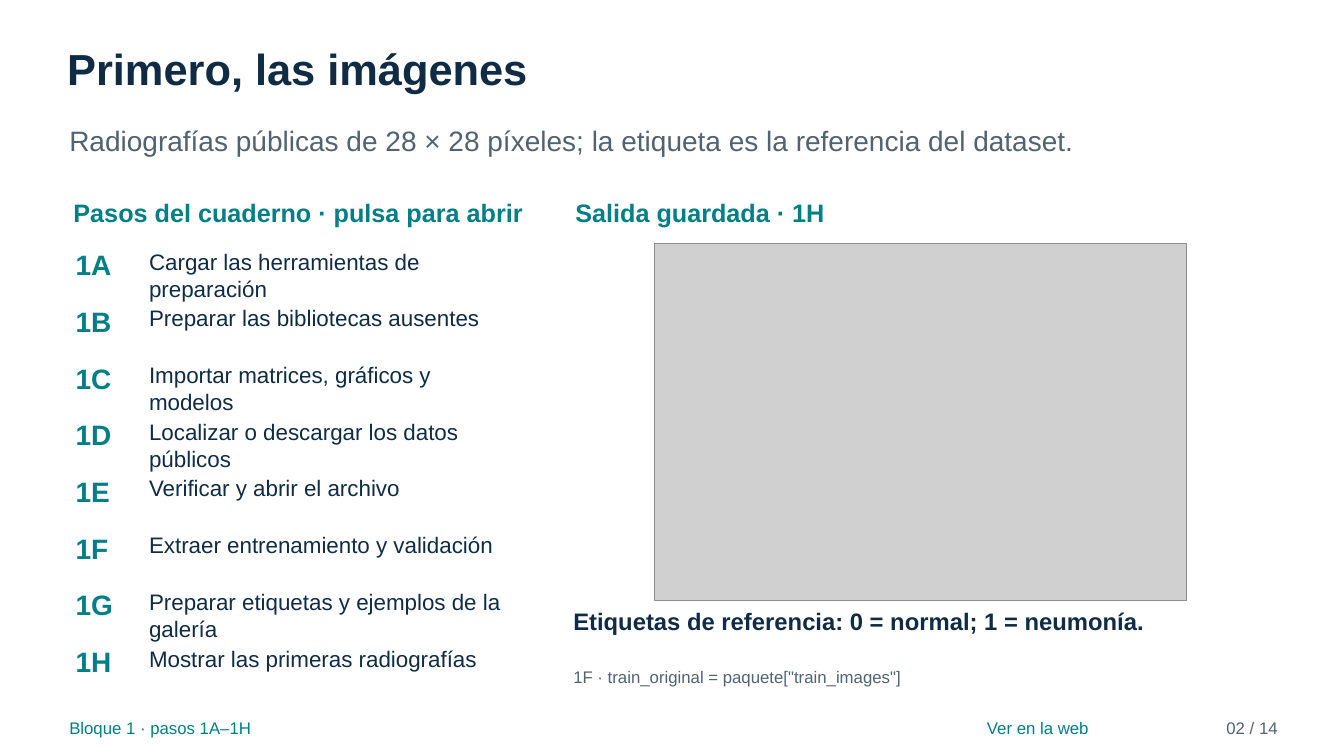
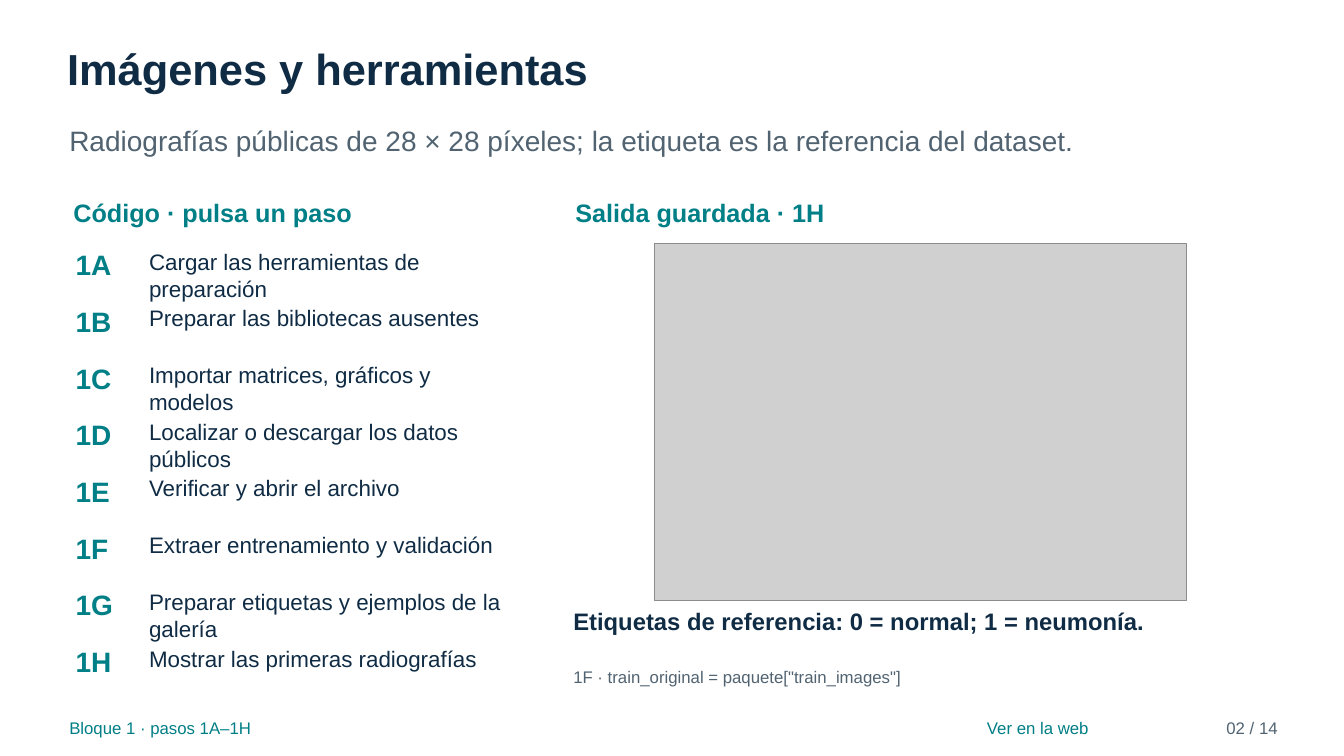
Before and after one commit to FisikMedik/taller-imagenes-medicas-python, a slide deck: slide 2 of Presentacion_modulo_ML.pptx. Drawn at 1344x756 pixels with LibreOffice and Linux fonts; fonts in the diff are those of the drawing; grey boxes stand for pictures. Boxes give left, top, right and bottom in pixels: in the first picture for what was removed or moved away, otherwise in the second. Text is boxed around its words. In the diff, an @@ line names an element or a change of style, - is before the commit and + after.

Commit message:
Explica ML paso a paso y anima el filtro 3×3
Reescribe las explicaciones junto al código, conecta píxeles, pesos y predicción, y usa botones para las demostraciones. Añade un filtro 3×3 con cálculo de cada salida. Elimina agendas y referencias internas repetidas; sincroniza cuadernos, tutorial, manuales, fuentes y presentaciones como documentación del taller realizado el 26 de noviembre a las 13:30 en Honduras.

```diff
--- a/Presentacion_modulo_ML.pptx
+++ b/Presentacion_modulo_ML.pptx
@@ text at (67,53,587,93): text changed @@
-Primero, las imágenes
+Imágenes y herramientas
@@ text at (73,203,352,228): text changed @@
-Pasos del cuaderno · pulsa para abrir
+Código · pulsa un paso
```
Also in this commit, not shown: 13 other slides changed, 18 other files.
